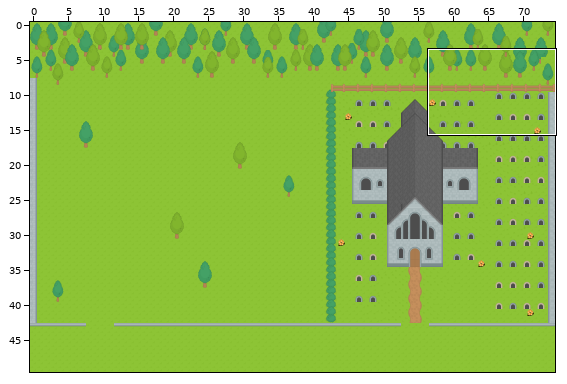
Two states of a Tiled map, core/assets/stages/World_Six.tmx. The picture above shows the old version from afar; the outline marks the close-up.
Close-up. First the earlier version:
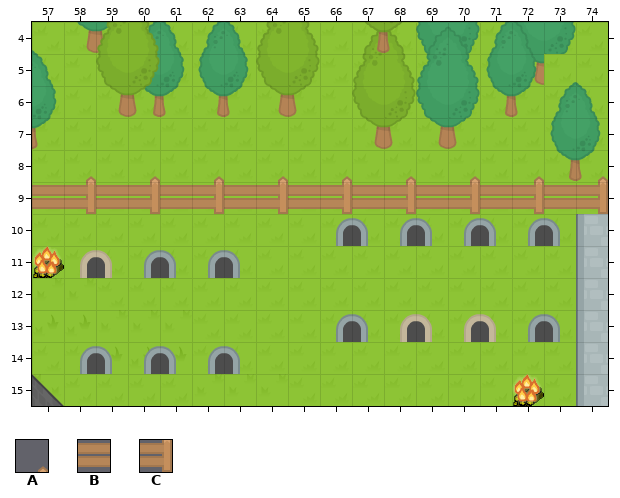
Cells are 32x32 px. Shown: x 57..74, y 4..15. The commit also changed other parts of the map, which this record leaves out.
Key: from "RPGpack_sheet": A 815, B 854, C 855.
_ is an empty cell.
Layers that did not change in this view are not listed.
Layer "Fence" before, first column x 57:
 4 __________________
 5 __________________
 6 __________________
 7 __________________
 8 _A_A_A_A_A_A_A_A_A
 9 BCBCBCBCBCBCBCBCBC
10 __________________
11 __________________
12 __________________
13 __________________
14 __________________
15 __________________
The same view after the edit:
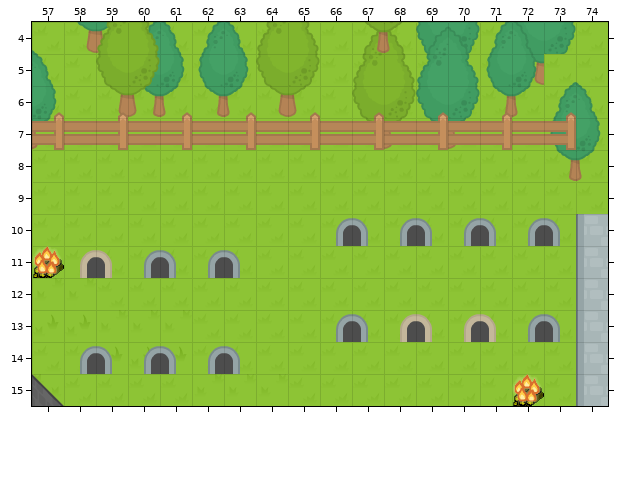
Diff:
Layer "Fence":
y 6: x 57 _ -> A; x 59 _ -> A; x 61 _ -> A; x 63 _ -> A; x 65 _ -> A; x 67 _ -> A; x 69 _ -> A; x 71 _ -> A; x 73 _ -> A
y 7: x 57..73 _________________ -> CBCBCBCBCBCBCBCBC
y 8: x 58 A -> _; x 60 A -> _; x 62 A -> _; x 64 A -> _; x 66 A -> _; x 68 A -> _; x 70 A -> _; x 72 A -> _; x 74 A -> _
y 9: x 57..74 BCBCBCBCBCBCBCBCBC -> __________________
